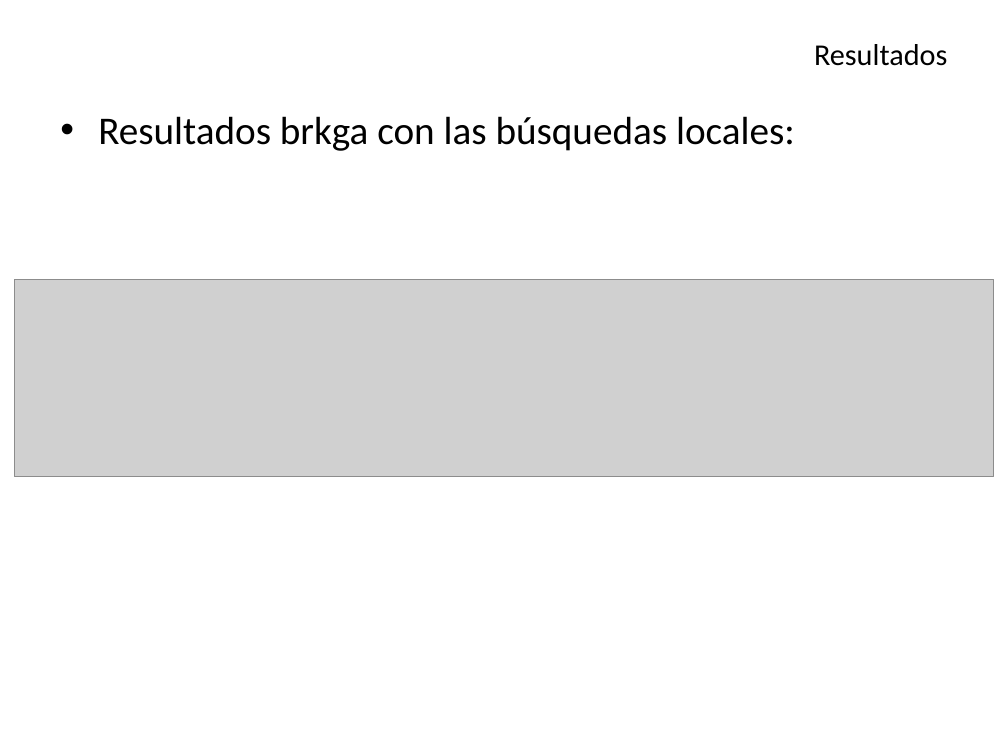
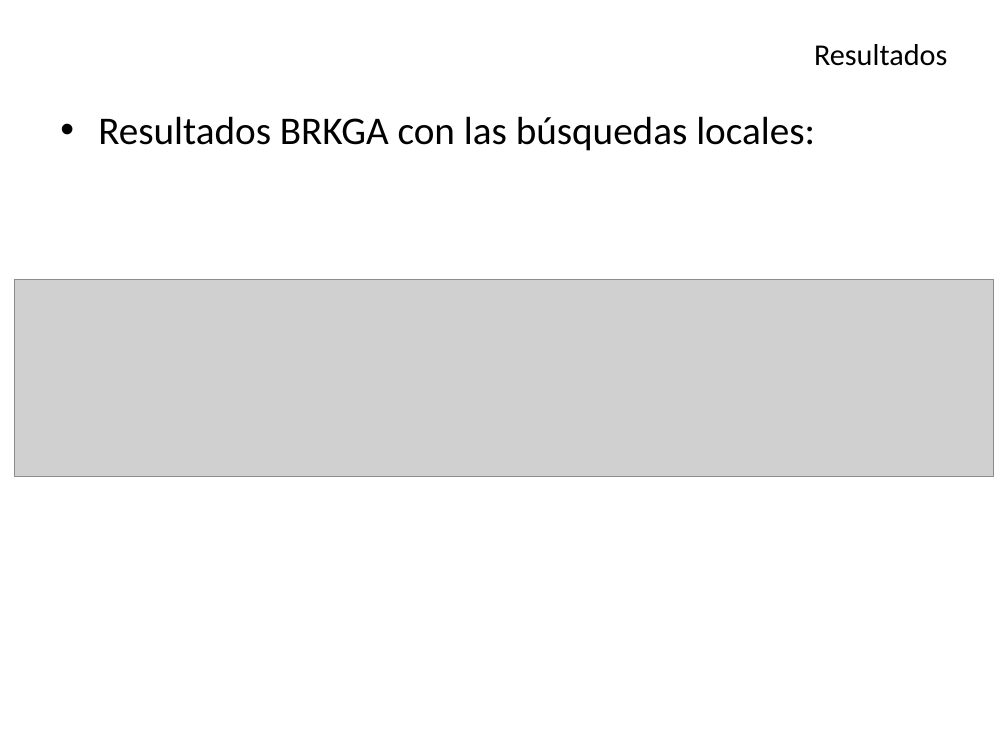
Before and after one commit to Aleitox/TopBrkga, a slide deck: slide 21 of TesisPaper/Defensa/Biased Random Key Genetic Algorithm.pptx. Drawn at 1008x756 pixels with LibreOffice and Linux fonts; fonts in the diff are those of the drawing; grey boxes stand for pictures. Boxes give left, top, right and bottom in pixels: in the first picture for what was removed or moved away, otherwise in the second. Text is boxed around its words. In the diff, an @@ line names an element or a change of style, - is before the commit and + after.

```diff
--- a/TesisPaper/Defensa/Biased Random Key Genetic Algorithm.pptx
+++ b/TesisPaper/Defensa/Biased Random Key Genetic Algorithm.pptx
@@ text at [98, 116, 815, 151]: text changed @@
-• Resultados brkga con las búsquedas locales:
+• Resultados BRKGA con las búsquedas locales:
```
Also in this commit, not shown: 16 other slides changed, 31 other files.
